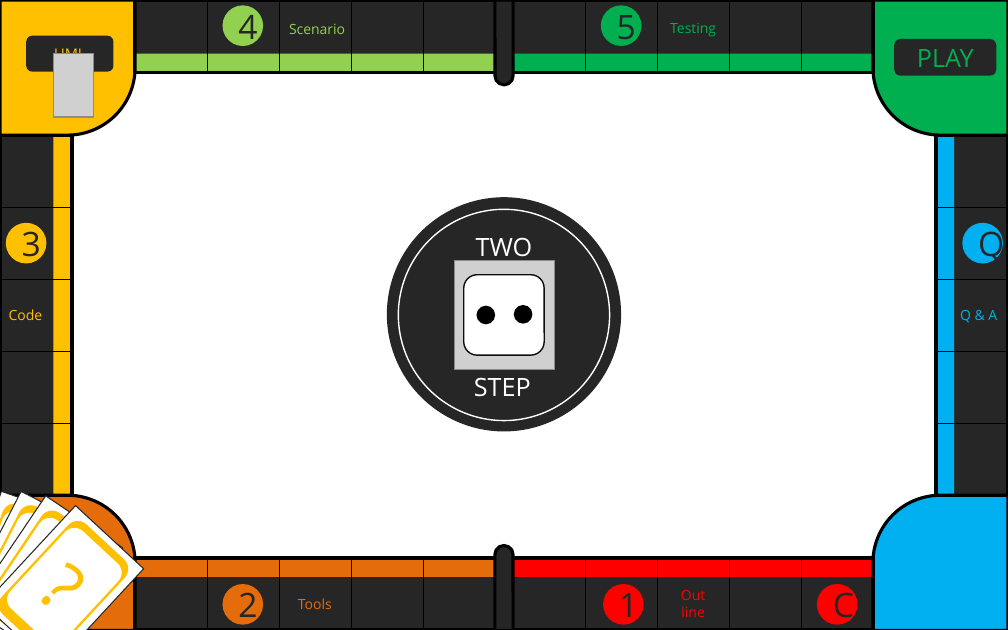
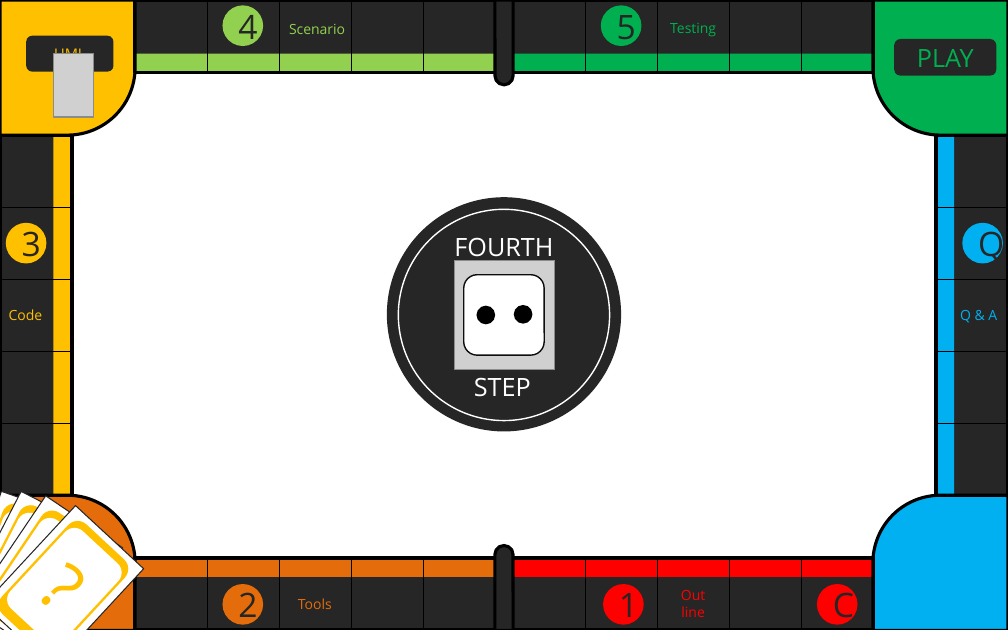
Before and after one commit to jopemachine-playground/Marble-of-University, a slide deck: slide 30 of Term_Project/텀프로젝트 최종 발표.pptx (slide 26 before the commit). Drawn at 1008x630 pixels with LibreOffice and Linux fonts; fonts in the diff are those of the drawing; grey boxes stand for pictures. Boxes give left, top, right and bottom in pixels: in the first picture for what was removed or moved away, otherwise in the second. Text is boxed around its words. In the diff, an @@ line names an element or a change of style, - is before the commit and + after.

```diff
--- a/Term_Project/텀프로젝트 최종 발표.pptx
+++ b/Term_Project/텀프로젝트 최종 발표.pptx
@@ text at (x1=454, y1=237, x2=553, y2=263): text changed @@
-TWO
+FOURTH
```
Also in this commit, not shown: 11 other slides changed, 4 slides added.
